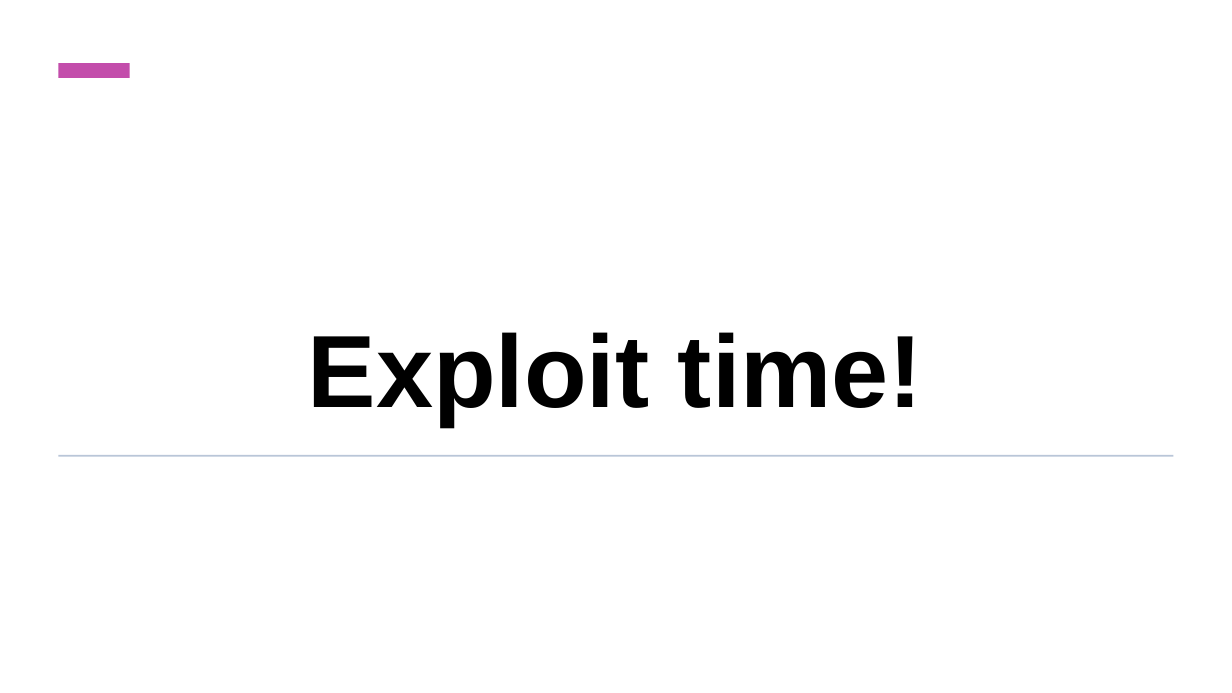
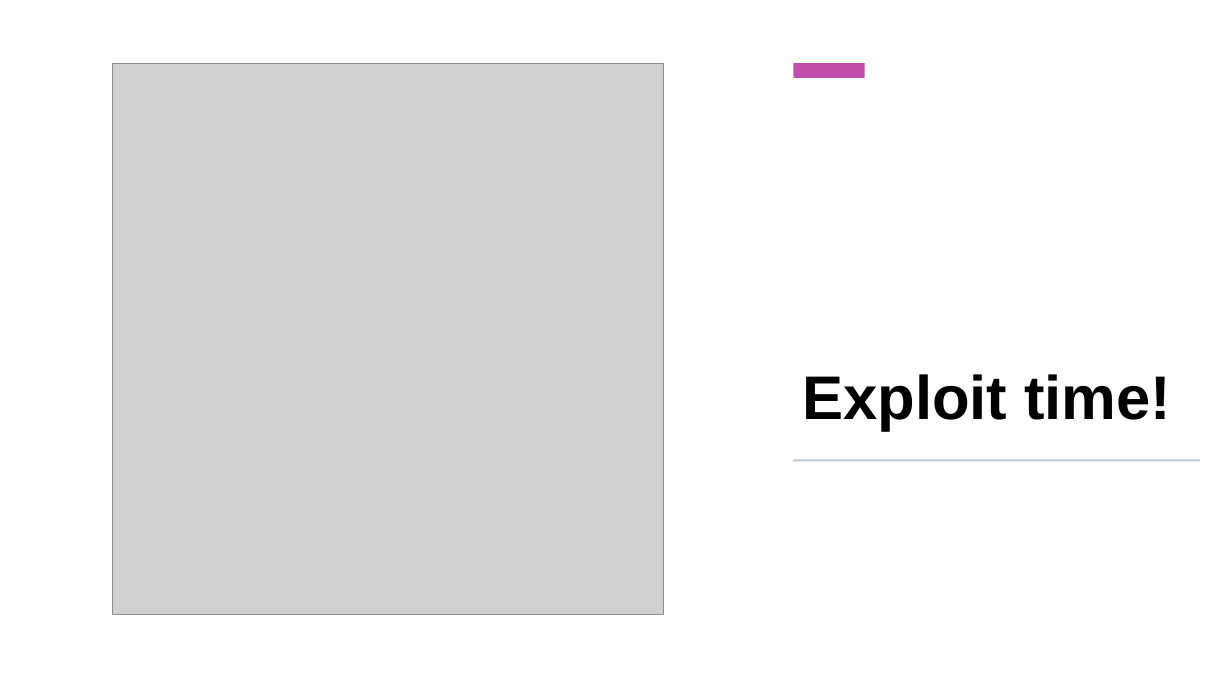
Before and after one commit to aqeebhussain122/hpc-offensive-security, a slide deck: slide 26 of Offensive Security Tactics for Linux Professionals - Linux Network Defence Evasion.pptx. Drawn at 1232x693 pixels with LibreOffice and Linux fonts; fonts in the diff are those of the drawing; grey boxes stand for pictures. Boxes give left, top, right and bottom in pixels: in the first picture for what was removed or moved away, otherwise in the second. Text is boxed around its words. In the diff, an @@ line names an element or a change of style, - is before the commit and + after.

```diff
--- a/Offensive Security Tactics for Linux Professionals - Linux Network Defence Evasion.pptx
+++ b/Offensive Security Tactics for Linux Professionals - Linux Network Defence Evasion.pptx
@@ picture added at box(113, 63, 664, 614) @@
@@ rectangle: place and size @@
-rectangle at box(59, 63, 130, 78)
+rectangle at box(793, 63, 865, 78)
@@ title "Exploit time!": place and size @@
-title "Exploit time!" at box(308, 332, 923, 427)
+title "Exploit time!" at box(802, 374, 1171, 430)
@@ title "Exploit time!" at box(802, 374, 1171, 430): size 80 to 48 pt; alignment centre to left @@
@@ rectangle removed at box(58, 455, 1174, 457) @@
@@ rectangle added at box(794, 459, 1201, 461), fill #B9C6D8 @@
```
Also in this commit, not shown: 4 other slides changed.
